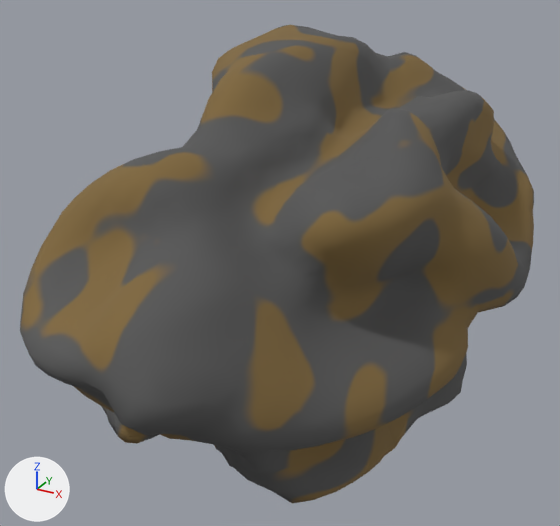
An edit to the Blender file objs/astroids/astroid3/astroid3.blend, drawn before and after from the same camera.
Before and after are seen from a camera (50 mm lens) standing at (1.9, -4.01, 1.83) and looking at (-0.15, -0.28, -0.04). Lighting does not change. The marker at lower left points along +X, +Y and +Z.
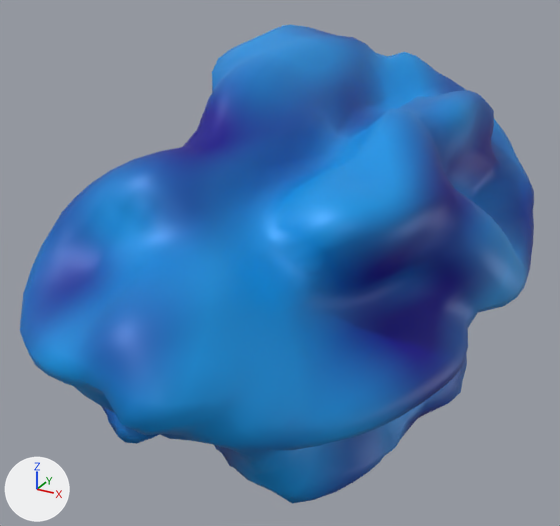
The edits, one by one:
Picture 'ice_tex' (img_ice_tex) is new.
Material 'ice_mat' (mat_ice_mat) is new.
Its texture is img_ice_tex.
Its metallic is 0.135.
Its roughness is 0.506.
Its subsurface weight is 1.0.
Its subsurface radius is (8.2, 0.2, 0.1).
Its subsurface scale is 0.0.
me_icosphere_001 has 2562 vertices, 5120 faces and spans x -1.16..1.18, y -1.13..1.0, z -1.1..1.25.
me_icosphere_001 no longer uses material mat_iron_mat (picture img_iron_tex).
me_icosphere_001 now uses material mat_ice_mat (picture img_ice_tex).

Boxes [x1, y1, x2, y2] around the edits, measured in the pictures (560 x 526 px):
'Icosphere', recoloured: [20, 25, 534, 504] in both
